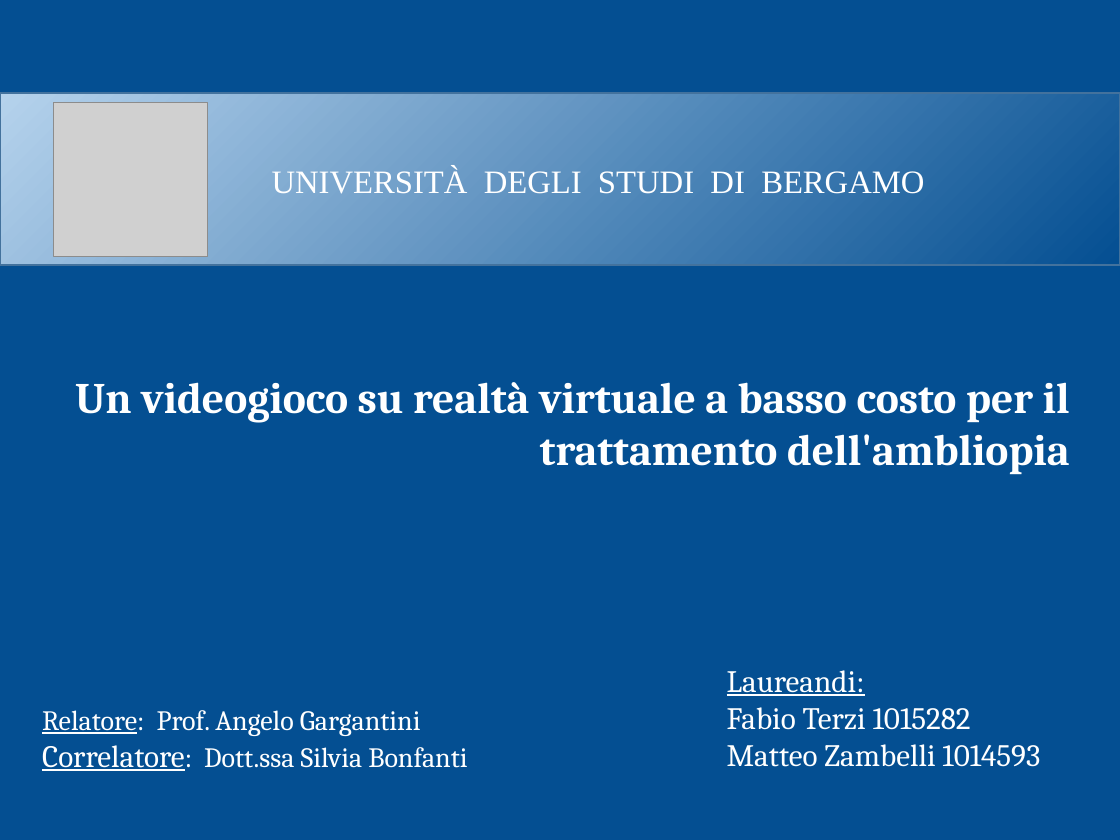
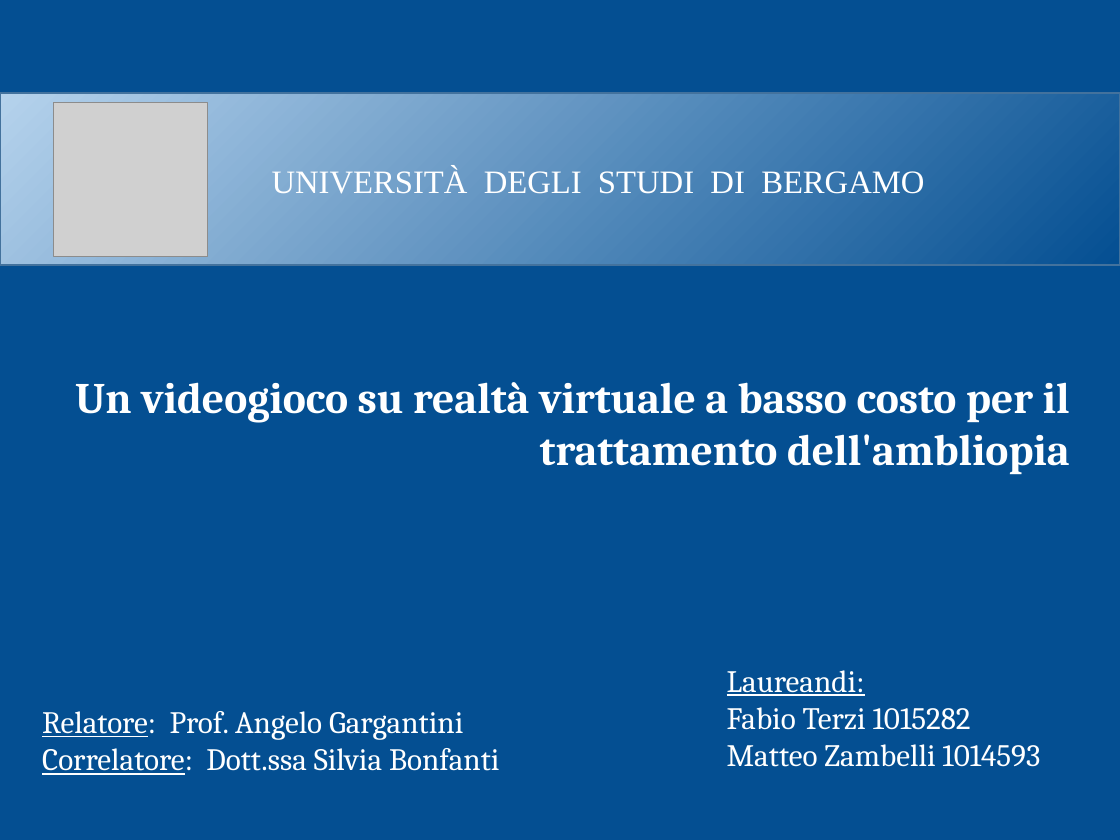
Before and after one commit to matteozambelli/CardboardApp, a slide deck: slide 1 of tesi/presentazione/template laurea-43.pptx. Drawn at 1120x840 pixels with LibreOffice and Linux fonts; fonts in the diff are those of the drawing; grey boxes stand for pictures. Boxes give left, top, right and bottom in pixels: in the first picture for what was removed or moved away, otherwise in the second. Text is boxed around its words. In the diff, an @@ line names an element or a change of style, - is before the commit and + after.

Commit message:
slide copertina

```diff
--- a/tesi/presentazione/template laurea-43.pptx
+++ b/tesi/presentazione/template laurea-43.pptx
@@ text "Relatore: Prof. Angelo Gargantini" at [42, 711, 500, 775]: size 18 to 20 pt in "Relatore: Prof. Angelo Gargantini", "Correlatore: Dott.ssa Silvia Bonfanti" @@
```
